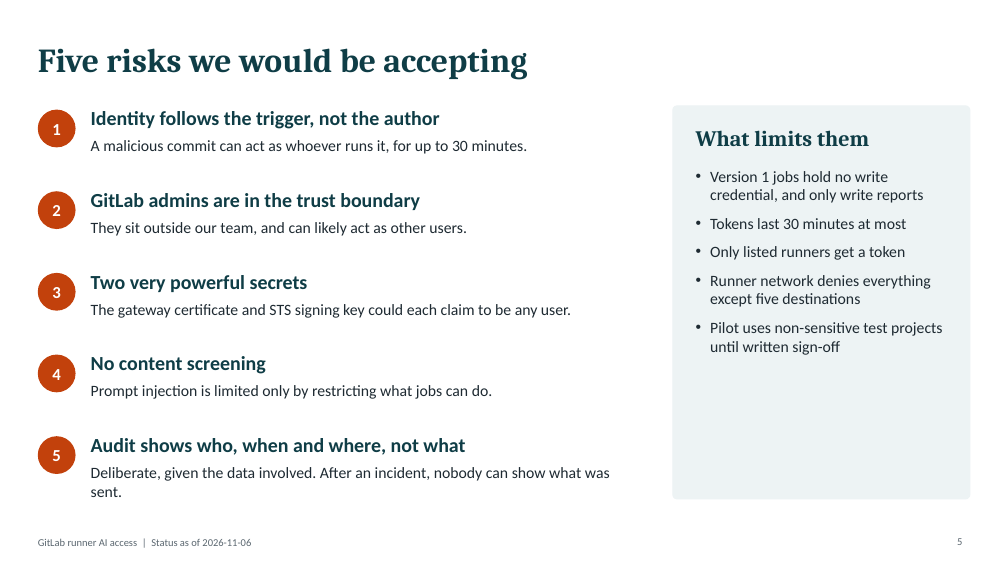
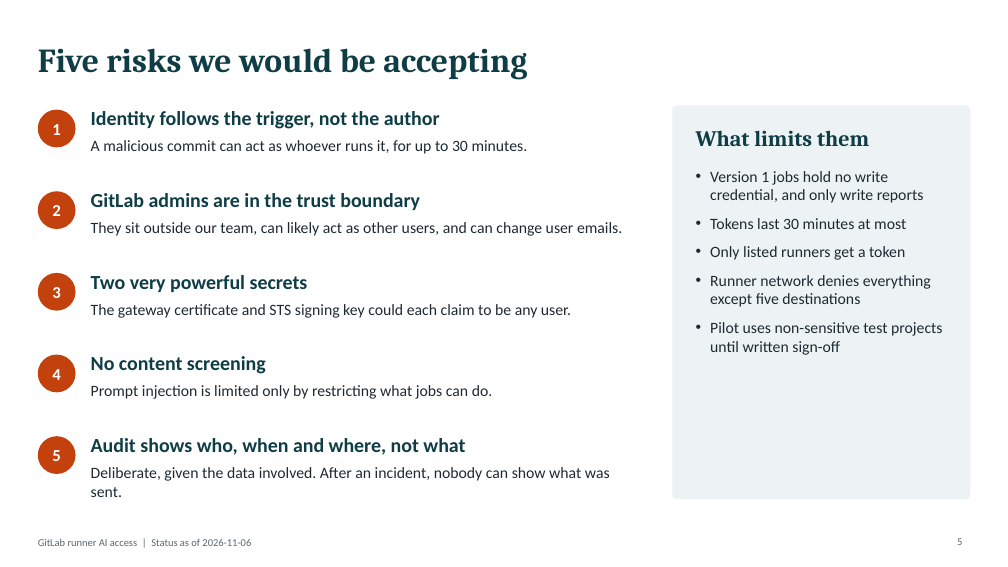
Before and after one commit to sgtslaughta/gl_ai_gateway, a slide deck: slide 5 of docs/briefing/gitlab-runner-ai-access-briefing.pptx. Drawn at 1008x567 pixels with LibreOffice and Linux fonts; fonts in the diff are those of the drawing. Boxes give left, top, right and bottom in pixels: in the first picture for what was removed or moved away, otherwise in the second. Text is boxed around its words. In the diff, an @@ line names an element or a change of style, - is before the commit and + after.

```diff
--- a/docs/briefing/gitlab-runner-ai-access-briefing.pptx
+++ b/docs/briefing/gitlab-runner-ai-access-briefing.pptx
@@ text at box(91, 222, 622, 236): text changed @@
-They sit outside our team, and can likely act as other users.
+They sit outside our team, can likely act as other users, and can change user emails.
```
Also in this commit, not shown: 3 other slides changed, 16 other files.
